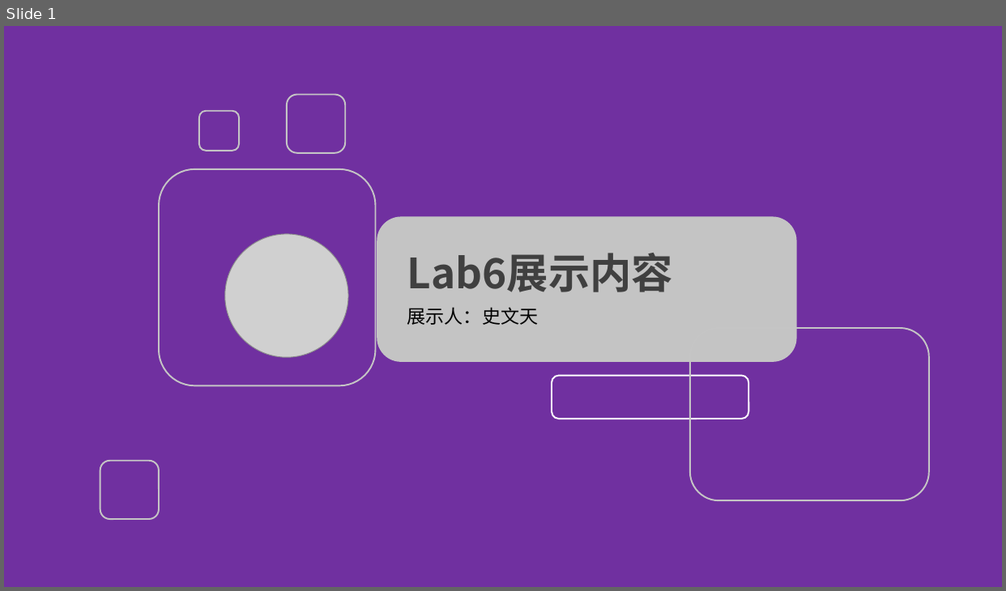
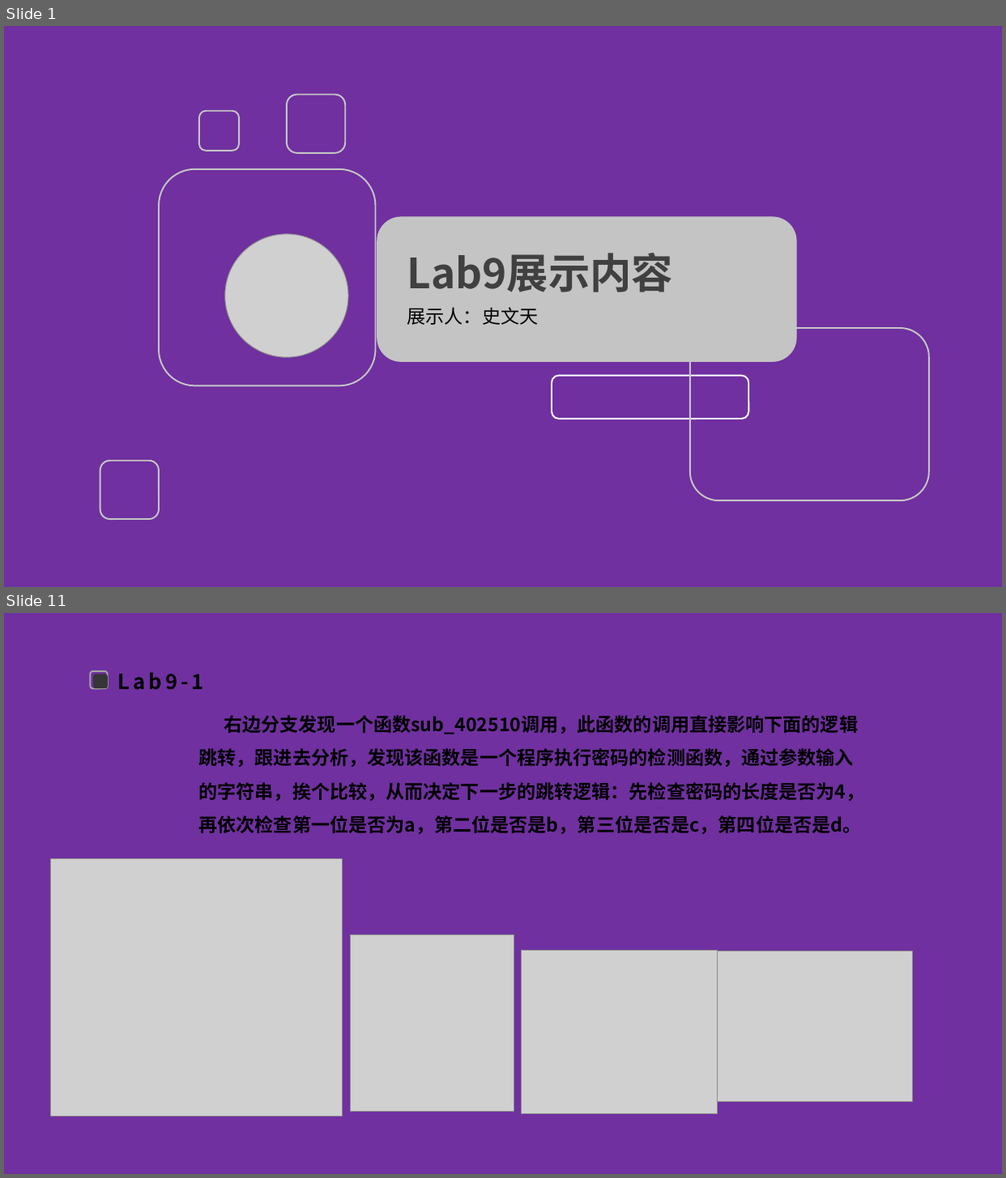
Before and after one commit to FlandreScarlet36/Malicious_code_labs, a slide deck: lab6/Lab6实验分享.pptx. Shown one above the other, each under a label of ours: slide 1 before the commit, slides 1 and 11 after it; the slides between them are not shown. The pictures are 1006x591 and 1006x1178 pixels, drawn with LibreOffice and Linux fonts; fonts in the diff are those of the drawing; grey boxes stand for pictures; background and template pictures are left out. Boxes give left, top, right and bottom in pixels: in the first picture for what was removed or moved away, otherwise in the second. Text is boxed around its words. In the diff, an @@ line names an element or a change of style, - is before the commit and + after.

```diff
--- a/lab6/Lab6实验分享.pptx
+++ b/lab6/Lab6实验分享.pptx
@@ slide 11 added at [4,613,1002,1174], background picture (left out) @@
@@ rounded rectangle added at [90,671,108,688], outline #A3A3A3 1.5 pt @@
@@ rounded rectangle added at [93,675,108,688], fill #363636 @@
@@ text added at [118,672,204,690], 20 pt, text #000000, bold @@
+Lab9-1
@@ text added at [199,715,865,834], 18 pt, text #000000, bold @@
+右边分支发现一个函数sub_402510调用，此函数的调用直接影响下面的逻辑跳转，跟进去分析，发现该函数是一个程序执行密码的检测函数，通过参数输入的字符串，挨个比较，从而决定下一步的跳转逻辑：先检查密码的长度是否为4，再依次检查第一位是否为a，第二位是否是b，第三位是否是c，第四位是否是d。
@@ picture added at [50,858,343,1116] @@
@@ picture added at [350,935,513,1111] @@
@@ picture added at [522,951,717,1114] @@
@@ picture added at [718,952,912,1102] @@
@@ slide 1 changed as well @@
@@ text at [407,253,673,292]: text changed @@
-Lab6展示内容
+Lab9展示内容
```
Also in this commit, not shown: 2 other slides changed, 31 other slides added, 9 slides removed, 2 other files.
